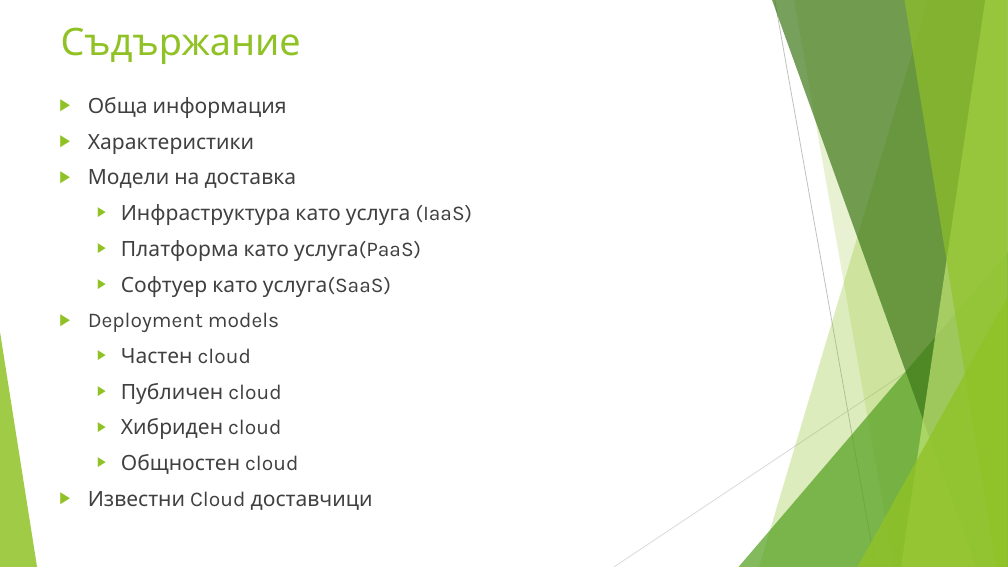
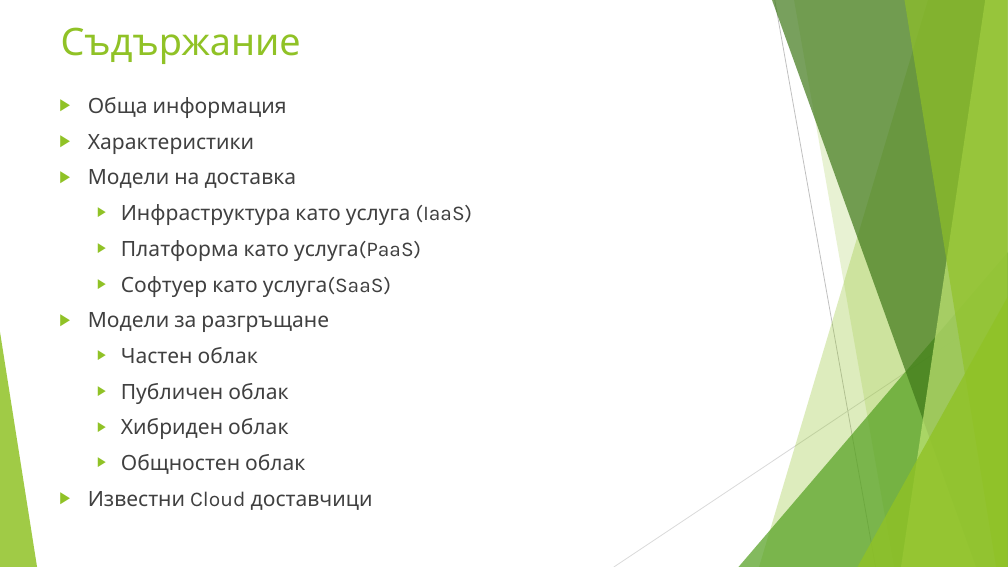
Before and after one commit to enchobelezirev/CloudComputing, a slide deck: slide 2 of CLOUD COMPUTING.pptx. Drawn at 1008x567 pixels with LibreOffice and Linux fonts; fonts in the diff are those of the drawing. Boxes give left, top, right and bottom in pixels: in the first picture for what was removed or moved away, otherwise in the second. Text is boxed around its words. In the diff, an @@ line names an element or a change of style, - is before the commit and + after.

```diff
--- a/CLOUD COMPUTING.pptx
+++ b/CLOUD COMPUTING.pptx
@@ text at <box>88,312,329,474</box>: text changed @@
-▶ Deployment models
-  ▶ Частен cloud
-  ▶ Публичен cloud
-  ▶ Хибриден cloud
-  ▶ Общностен cloud
+▶ Модели за разгръщане
+  ▶ Частен облак
+  ▶ Публичен облак
+  ▶ Хибриден облак
+  ▶ Общностен облак
```
Also in this commit, not shown: 9 other slides changed, 5 other files.
